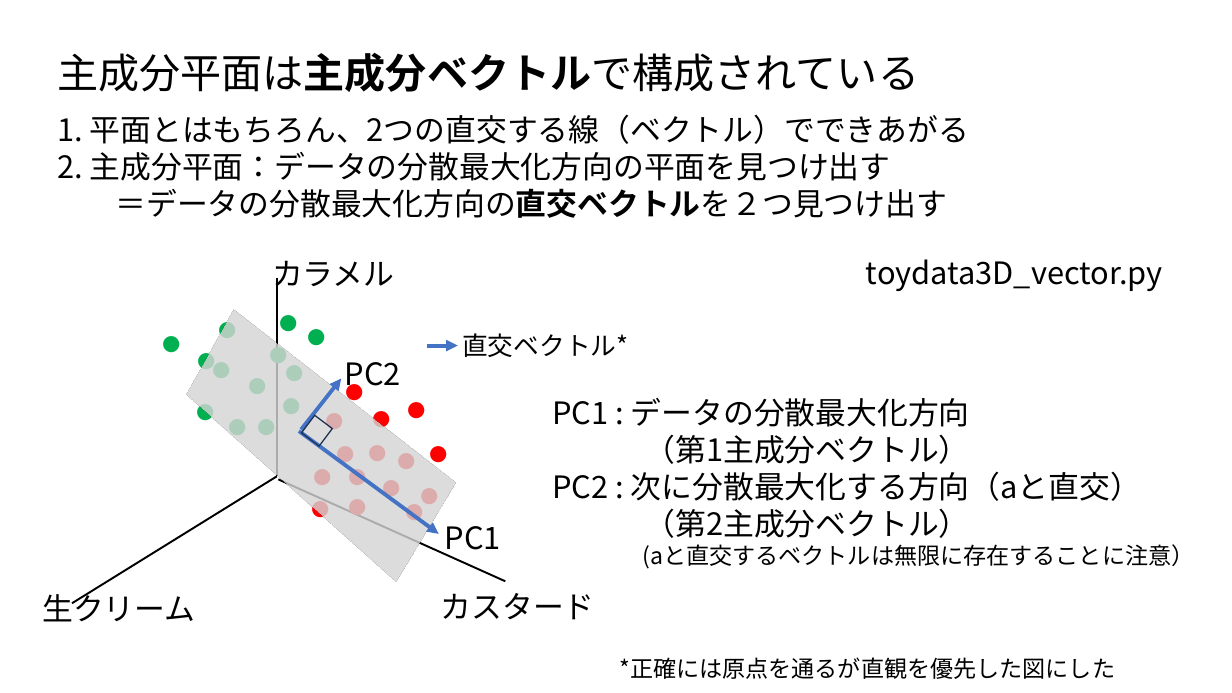
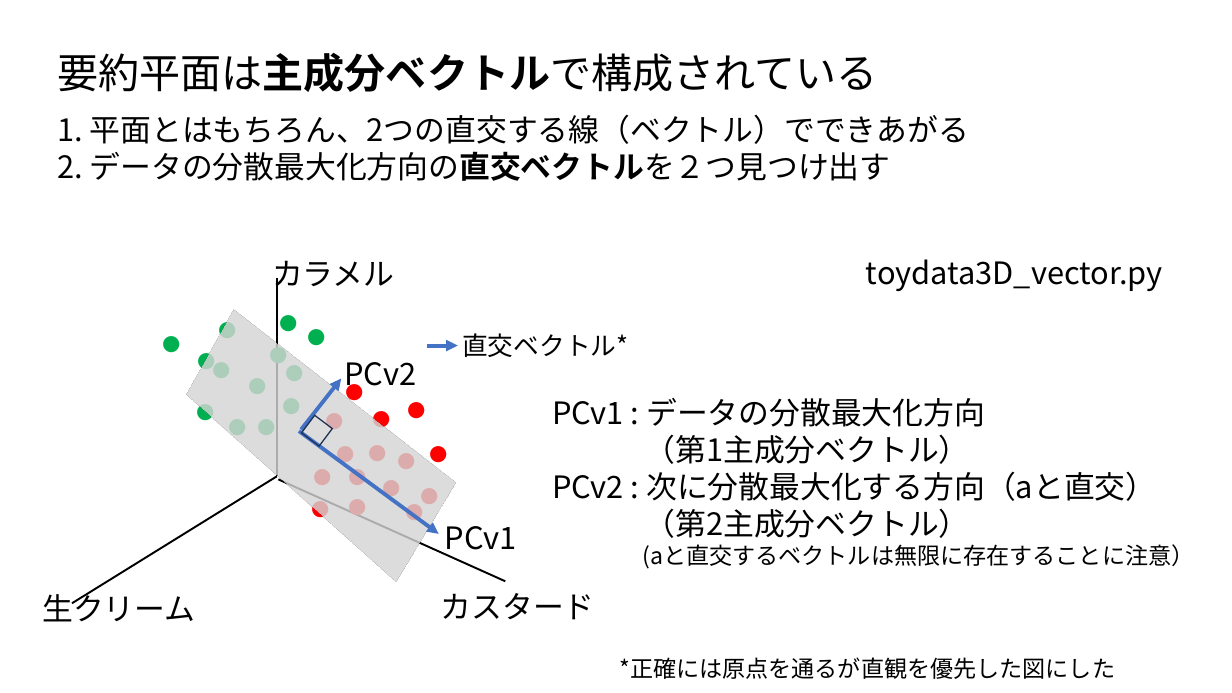
Before and after one commit to ueharaLab/NLP_7-PCA, a slide deck: slide 11 of NLP_6 PCA(BASICS).pptx (slide 8 before the commit). Drawn at 1232x693 pixels with LibreOffice and Linux fonts; fonts in the diff are those of the drawing. Boxes give left, top, right and bottom in pixels: in the first picture for what was removed or moved away, otherwise in the second. Text is boxed around its words. In the diff, an @@ line names an element or a change of style, - is before the commit and + after.

```diff
--- a/NLP_6 PCA(BASICS).pptx
+++ b/NLP_6 PCA(BASICS).pptx
@@ text at (57, 53, 878, 92): text changed @@
-主成分平面は主成分ベクトルで構成されている
+要約平面は主成分ベクトルで構成されている
@@ text at (57, 151, 891, 181): text changed @@
-2. 主成分平面：データの分散最大化方向の平面を見つけ出す
-＝データの分散最大化方向の直交ベクトルを２つ見つけ出す
+2. データの分散最大化方向の直交ベクトルを２つ見つけ出す
@@ text at (344, 362, 416, 393): text changed @@
-PC2
+PCv2
@@ text at (552, 398, 985, 427): text changed @@
-PC1 : データの分散最大化方向
+PCv1 : データの分散最大化方向
@@ text at (552, 471, 1156, 501): text changed @@
-PC2 : 次に分散最大化する方向（aと直交）
+PCv2 : 次に分散最大化する方向（aと直交）
@@ text at (445, 526, 517, 557): text changed @@
-PC1
+PCv1
```
Also in this commit, not shown: 25 other slides changed, 6 slides added, 10 other files.
